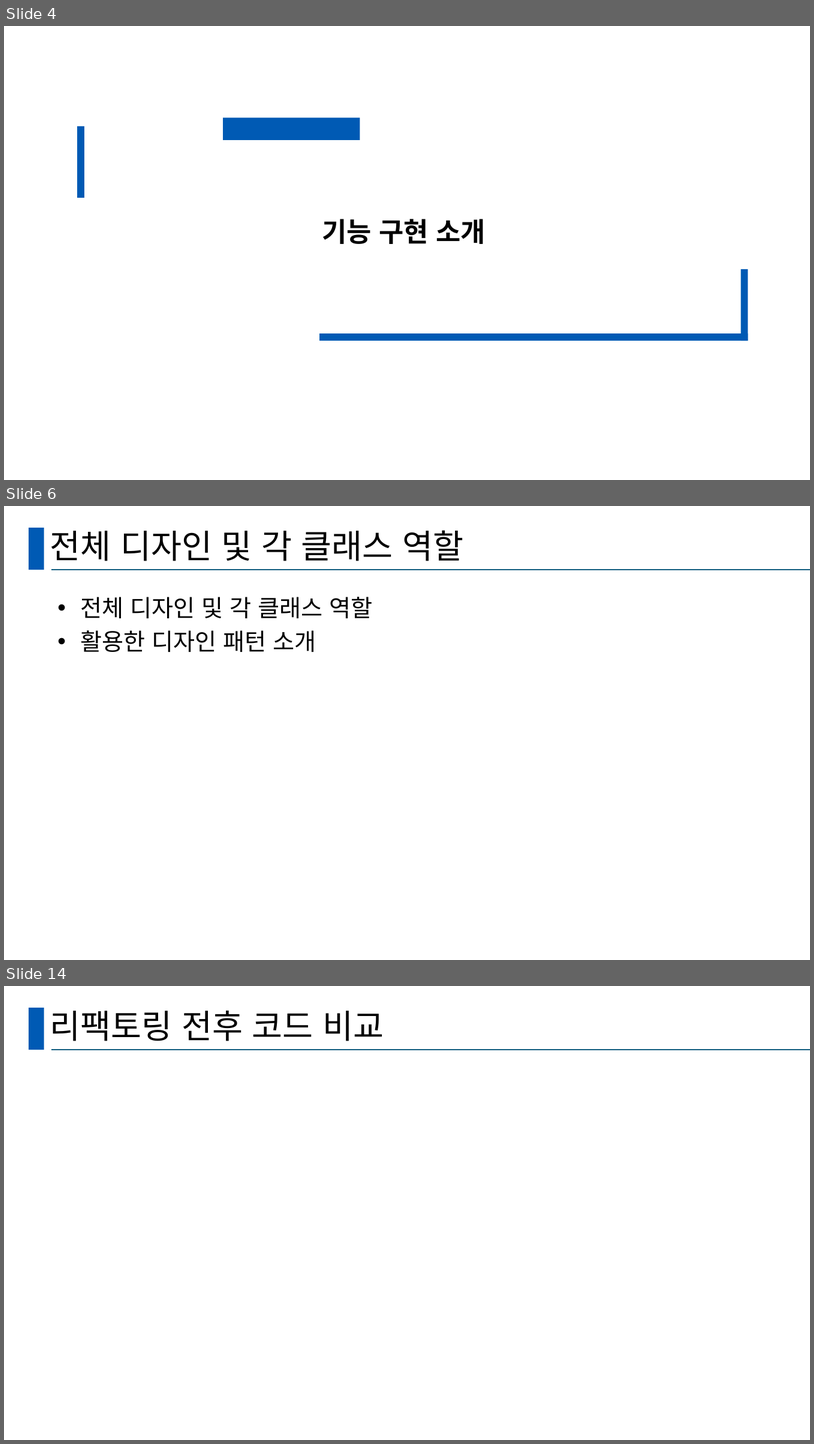
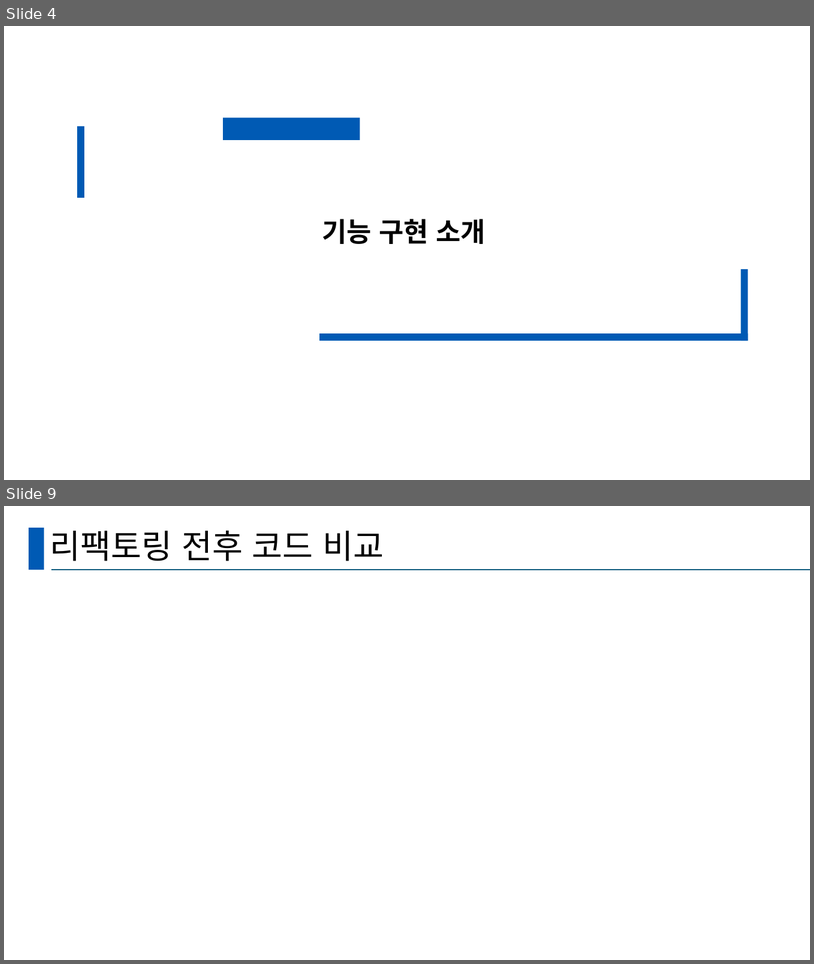
Before and after one commit to hy-ra-na/presentation_Americano, a slide deck: 발표양식.pptx. Shown one above the other, each under a label of ours: slides 4, 6 and 14 before the commit, slides 4 and 9 after it; the slides between them are not shown. The pictures are 814x1444 and 814x964 pixels, drawn with LibreOffice and Linux fonts; fonts in the diff are those of the drawing. Boxes give left, top, right and bottom in pixels: in the first picture for what was removed or moved away, otherwise in the second. Text is boxed around its words. In the diff, an @@ line names an element or a change of style, - is before the commit and + after.

```diff
--- a/발표양식.pptx
+++ b/발표양식.pptx
@@ slide 6 removed at bbox=[4, 506, 810, 960], background #FFFFFF; not listed: 2 template elements that a slide beside it also shows @@
@@ title removed at bbox=[50, 530, 464, 561] @@
-전체 디자인 및 각 클래스 역할
@@ text removed at bbox=[80, 597, 372, 652] @@
-• 전체 디자인 및 각 클래스 역할
-• 활용한 디자인 패턴 소개
@@ what was slide 14 is now slide 9 @@
```
Also in this commit, not shown: 4 slides changed, 2 slides added, 8 other slides removed.
